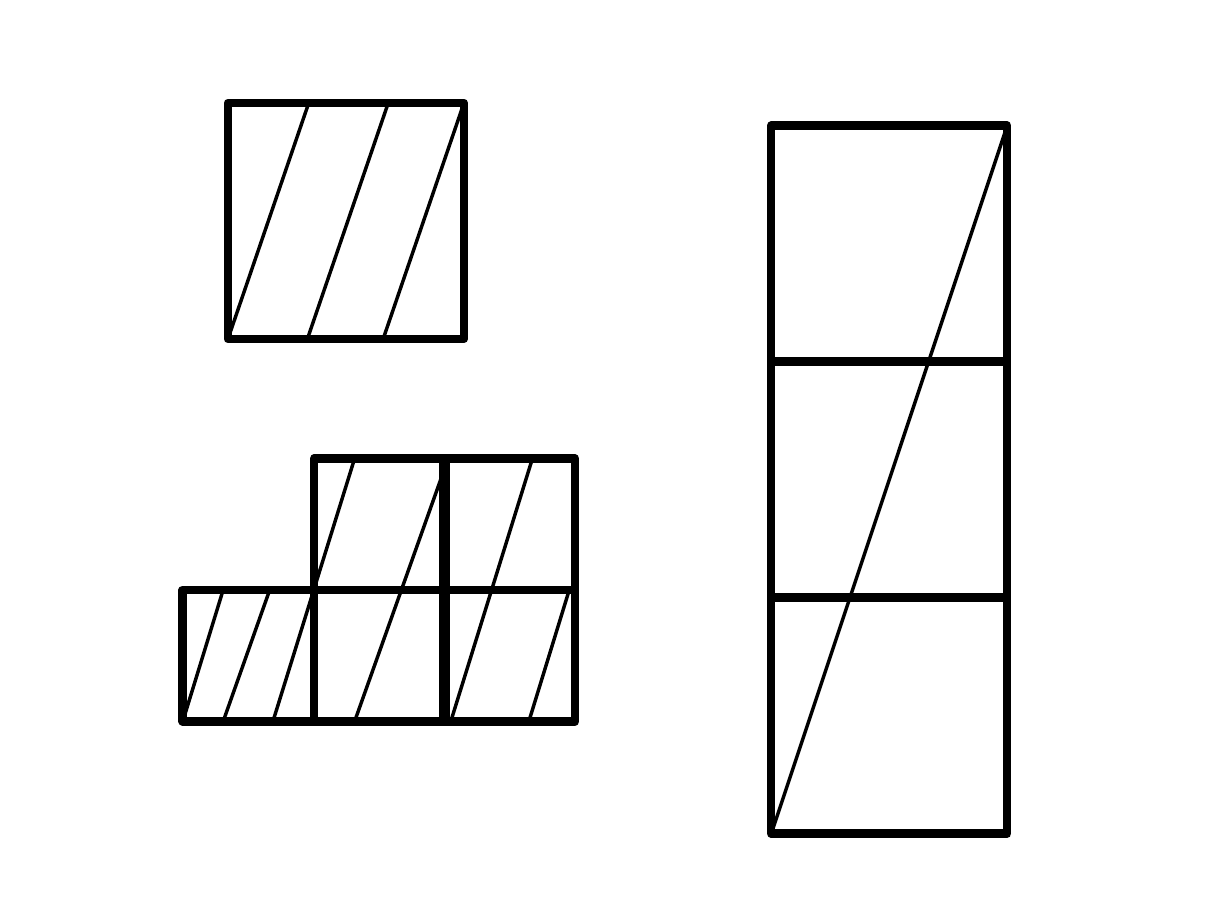
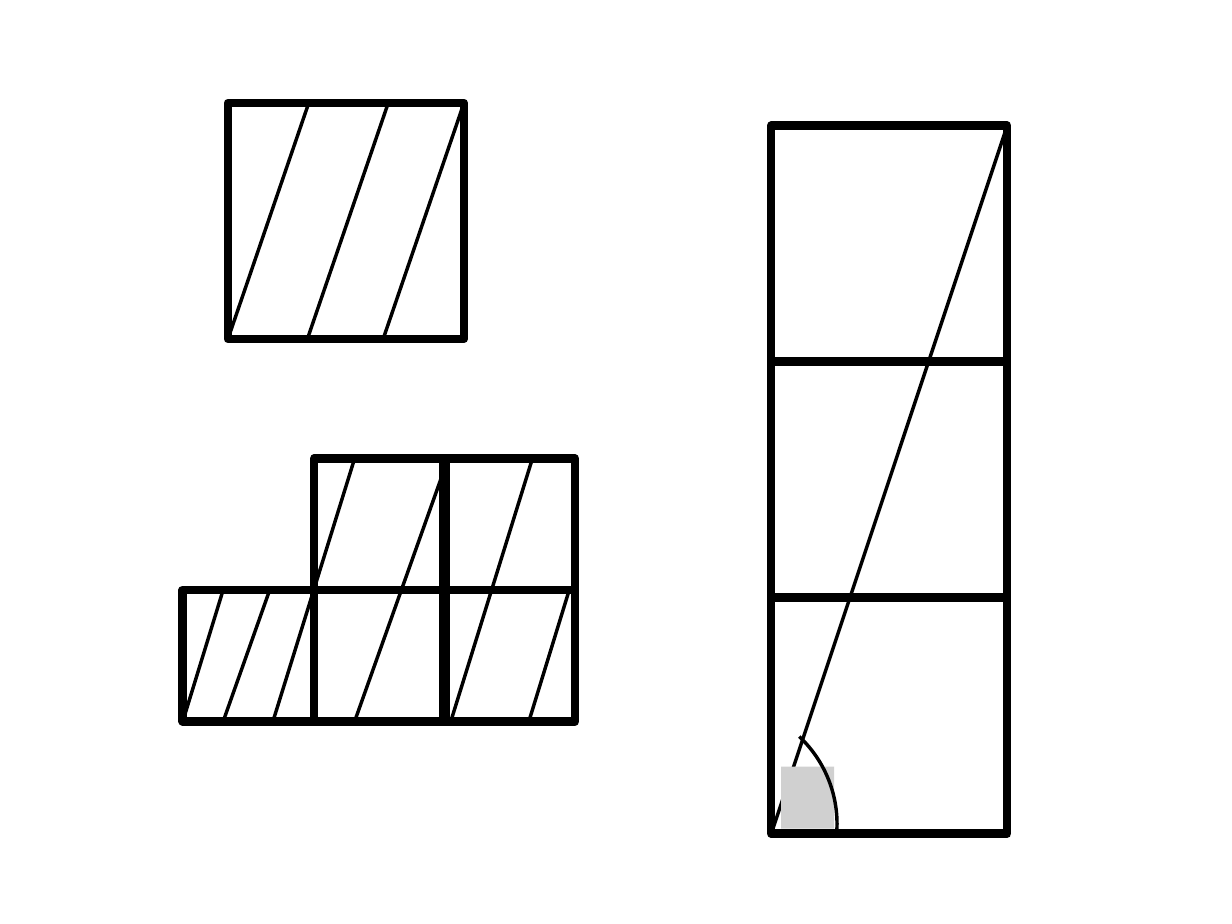
Before and after one commit to lutteropp/GeoTopo, a slide deck: slide 59 of images/Bilder.pptx (slide 58 before the commit). Drawn at 1232x924 pixels with LibreOffice and Linux fonts; fonts in the diff are those of the drawing; grey boxes stand for pictures. Boxes give left, top, right and bottom in pixels: in the first picture for what was removed or moved away, otherwise in the second. Text is boxed around its words. In the diff, an @@ line names an element or a change of style, - is before the commit and + after.

```diff
--- a/images/Bilder.pptx
+++ b/images/Bilder.pptx
@@ arc (boxed as its full ellipse) added at [578,684,858,924], outline #000000 2 pt @@
@@ picture added at [781,766,834,828] @@
```
Also in this commit, not shown: 1 other slide changed, 7 slides added, 17 other files.
